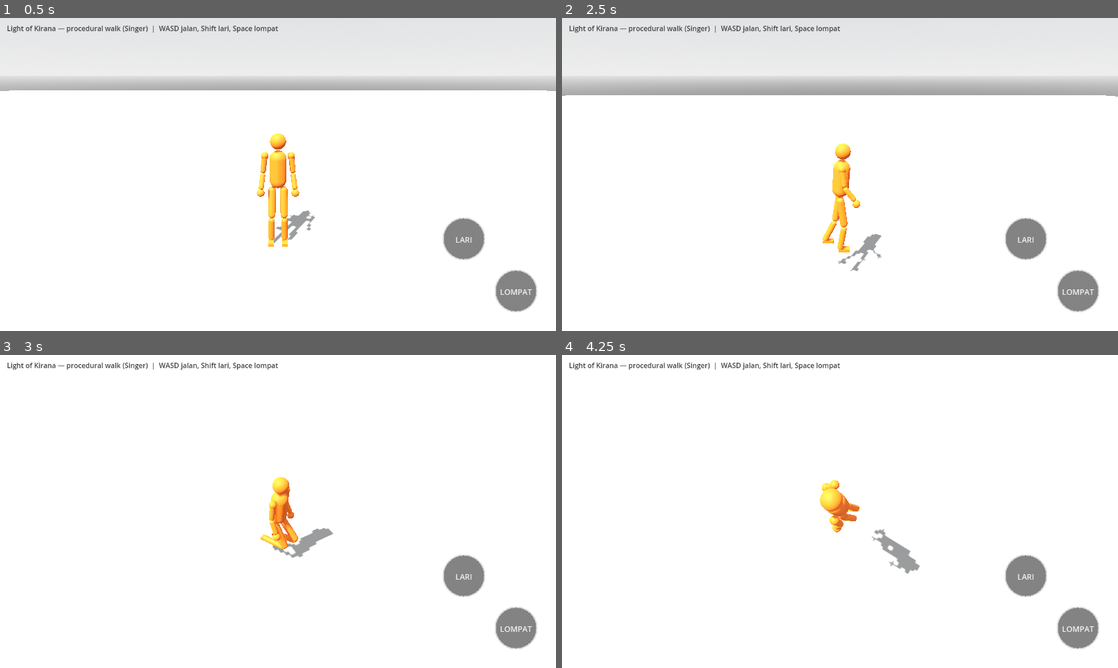
Above: before the commit, frames 1-4 (two rows, left to right).
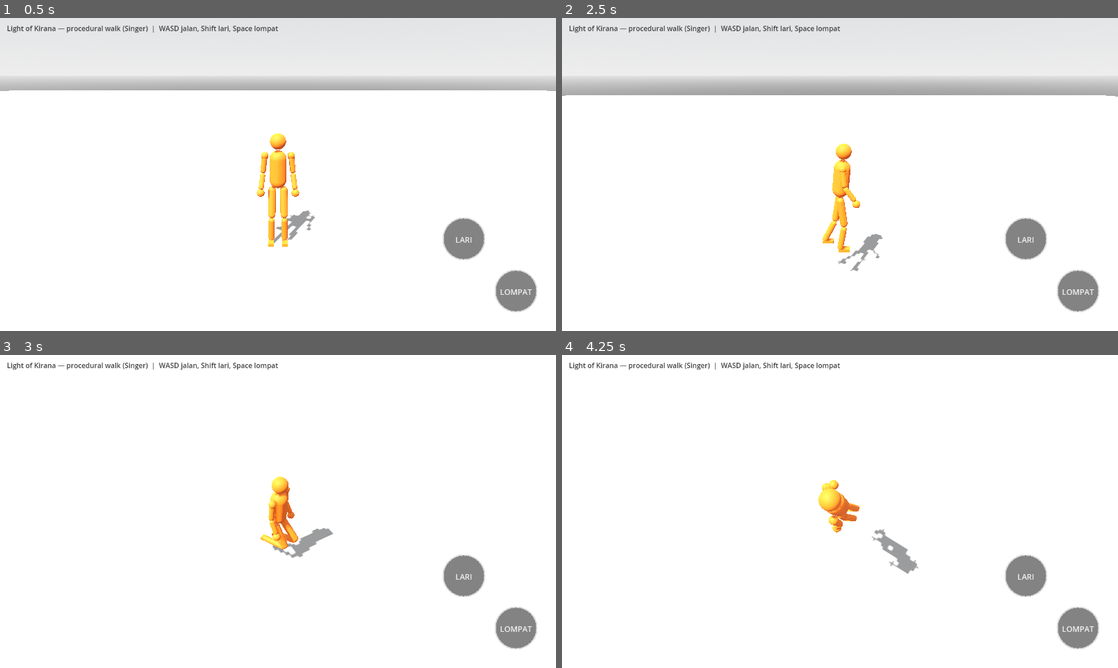
Above: after the commit, the same moments.

Repository: bagus123triga/light-of-kirana
Game: Godot game, scene res://scenes/main.tscn
The game is run twice, just before and just after one commit, with the same random seed, the same clock (stepped at 60 frames per second) and the same inputs.
Inputs (mouse positions are in pixels of both pictures, inside the frame that each line leads up to):
- Up to frame 1 (0.5 s): no input
- Up to frame 2 (2.5 s): tap Enter at 0.5 s; drag from (617, 271) to (895, 105) at 0.52 s; drag from (1023, 240) to (812, 237) at 1.27 s; move the mouse to (1079, 290) at 2.02 s; hold D from 2.03 s (still down); hold Shift from 2.03 s (still down); click (1079, 290) at 2.17 s
- Up to frame 3 (3 s): release D at 2.75 s; release Shift at 2.75 s; drag from (250, 574) to (111, 464) at 2.77 s
- Up to frame 4 (4.25 s): move the mouse to (1006, 558) at 3.52 s; hold A from 3.53 s (still down); hold Shift from 3.53 s (still down); tap Space at 3.77 s

Frame 1 is identical in both runs. In frame 2, less than 0.1% of the frame differs, in the area x 48-58%, y 40-77%; in frame 3, less than 0.1%; in frame 4, 0.2%, in the area x 46-65%, y 40-70%.

Commit message:
Smooth transition into wingsuit freefall pose

Diff:
--- a/scripts/procedural_humanoid.gd
+++ b/scripts/procedural_humanoid.gd
@@ -116,6 +116,8 @@
 var run_jump_phase := 0.0
 var jump_from_run := false
 var run_jump_lead_foot := 0
+# Smoothly blend into the belly-down freefall pose instead of snapping.
+var fall_pose_blend := 0.0
 
 
 func _orange_material() -> StandardMaterial3D:
@@ -475,6 +477,9 @@
 	speed_factor = clampf(speed / maxf(speed_max, 0.01), 0.0, 1.0)
 	moving = speed > 0.05
 	var on_floor_now := test_mode or is_on_floor()
+	var fall_pose_target := 1.0 if not on_floor_now and jump_state != 2 else 0.0
+	fall_pose_blend = move_toward(fall_pose_blend, fall_pose_target, delta / 0.38)
+	var fall_pose_weight := _smoothstep(fall_pose_blend)
 	var forward := Vector3(sin(facing_yaw), 0, cos(facing_yaw))
 	var right := Vector3(cos(facing_yaw), 0, -sin(facing_yaw))
 	var hip_global := body_root.global_position
@@ -644,11 +649,13 @@
 				# Lift the legs behind the pelvis; the torso pitch makes the head
 				# dip below the hips for a proper belly-down dive silhouette.
 				airborne_target = hip_global + Vector3(0, 0.18, 0) - forward * 0.58 + right * jump_side * 0.14
+				# Ease both ankles from their last planted positions into the
+				# trailing wingsuit pose over the same transition as the torso.
 				foot_stepping[i] = false
 				foot_step_t[i] = 0.0
-				foot_planted_pos[i] = airborne_target
-				foot_target_pos[i] = airborne_target
-				foot_from_pos[i] = airborne_target
+				foot_planted_pos[i] = foot_planted_pos[i].lerp(airborne_target, clampf(delta * 5.0, 0.0, 1.0))
+				foot_target_pos[i] = foot_planted_pos[i]
+				foot_from_pos[i] = foot_planted_pos[i]
 		_was_airborne = true
 	elif _was_airborne:
 		# No hip-velocity kick here anymore (Bagus, 2026-11-09): the
@@ -723,9 +730,13 @@
 	var is_gliding_fall := not on_floor_now and jump_state != 2
 	# Rotate the torso/head forward into a prone, belly-down wingsuit pose.
 	# Blend into/out of the pose so stepping off an edge does not snap.
-	var body_pitch_target := 1.72 if is_gliding_fall else speed_factor * forward_lean
-	body_root.rotation.x = lerp_angle(body_root.rotation.x, body_pitch_target, clampf(delta * 4.5, 0.0, 1.0))
-	body_root.rotation.z = sin(time_alive * 2.2) * 0.035 if is_gliding_fall else sin(gait_phase) * 0.02 * speed_factor
+	var normal_body_pitch := speed_factor * forward_lean
+	var fall_body_pitch := 1.72
+	var body_pitch_target := lerpf(normal_body_pitch, fall_body_pitch, fall_pose_weight)
+	body_root.rotation.x = lerp_angle(body_root.rotation.x, body_pitch_target, clampf(delta * 7.0, 0.0, 1.0))
+	var normal_body_roll := sin(gait_phase) * 0.02 * speed_factor
+	var fall_body_roll := sin(time_alive * 2.2) * 0.035
+	body_root.rotation.z = lerpf(normal_body_roll, fall_body_roll, fall_pose_weight)
 	hip_global = body_root.global_position
 
 	# Heel lift / push-off (Bagus, 2026-11-09 — "tekanan lebih gede"):
@@ -791,26 +802,15 @@
 	# Walking uses a restrained arm swing; running gets a stronger counter-swing.
 	var arm_swing := 0.30 if not is_running else 0.48
 	var swing_amount := sin(gait_phase) * arm_swing * speed_factor
-	if is_gliding_fall:
-		# Wingsuit-like fall: arms open sideways, with a gentle cyclic
-		# adjustment so the pose feels aerodynamic instead of frozen.
-		var wing_flex := sin(time_alive * 2.4) * 0.045
-		shoulder_l.rotation.x = -0.12 + wing_flex
-		shoulder_r.rotation.x = -0.12 - wing_flex
-		shoulder_l.rotation.z = -1.28
-		shoulder_r.rotation.z = 1.28
-		elbow_l.rotation.x = -0.12
-		elbow_r.rotation.x = -0.12
-		wrist_l.rotation.x = 0.08
-		wrist_r.rotation.x = 0.08
-	else:
-		shoulder_l.rotation.x = swing_amount
-		shoulder_r.rotation.x = -swing_amount
-		# Slight outward angle keeps the arms clear of the torso.
-		shoulder_l.rotation.z = -0.12
-		shoulder_r.rotation.z = 0.12
-		var elbow_bend := 0.4 + absf(swing_amount) * 0.3 + jump_crouch * 1.5
-		elbow_l.rotation.x = -elbow_bend
-		elbow_r.rotation.x = -elbow_bend
-		wrist_l.rotation.x = elbow_bend * 0.5
-		wrist_r.rotation.x = elbow_bend * 0.5
+	# Normal locomotion pose and wingsuit pose are blended continuously.
+	# This keeps shoulders, elbows and wrists from popping on edge departure.
+	var wing_flex := sin(time_alive * 2.4) * 0.045
+	var elbow_bend := 0.4 + absf(swing_amount) * 0.3 + jump_crouch * 1.5
+	shoulder_l.rotation.x = lerpf(swing_amount, -0.12 + wing_flex, fall_pose_weight)
+	shoulder_r.rotation.x = lerpf(-swing_amount, -0.12 - wing_flex, fall_pose_weight)
+	shoulder_l.rotation.z = lerpf(-0.12, -1.28, fall_pose_weight)
+	shoulder_r.rotation.z = lerpf(0.12, 1.28, fall_pose_weight)
+	elbow_l.rotation.x = lerpf(-elbow_bend, -0.12, fall_pose_weight)
+	elbow_r.rotation.x = lerpf(-elbow_bend, -0.12, fall_pose_weight)
+	wrist_l.rotation.x = lerpf(elbow_bend * 0.5, 0.08, fall_pose_weight)
+	wrist_r.rotation.x = lerpf(elbow_bend * 0.5, 0.08, fall_pose_weight)
